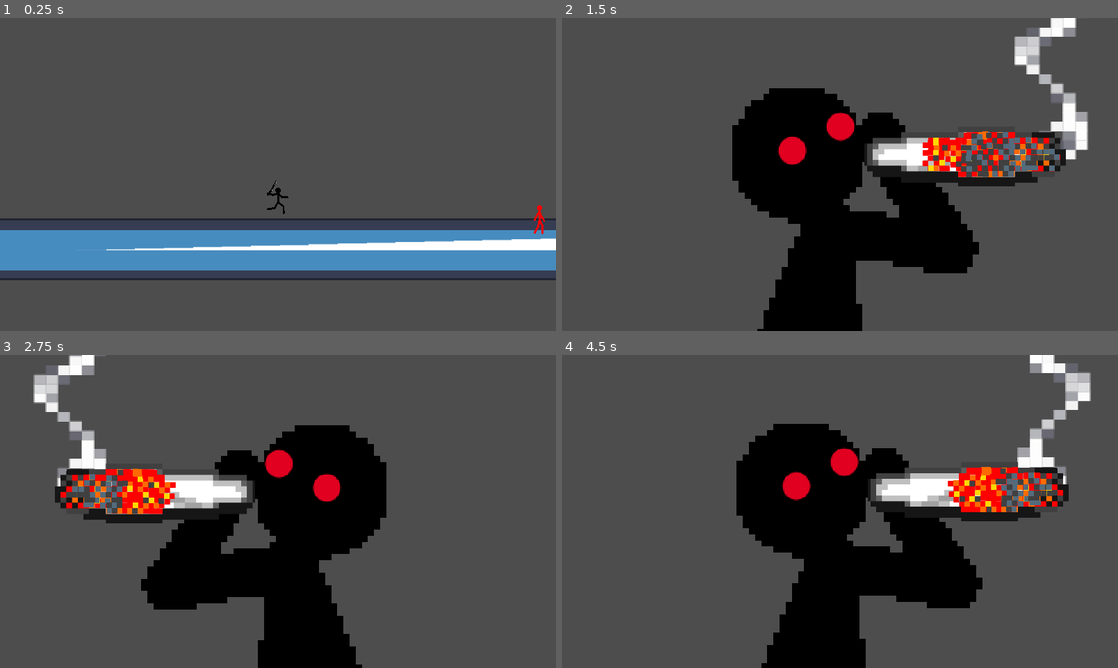
Above: before the commit, frames 1-4 (two rows, left to right).
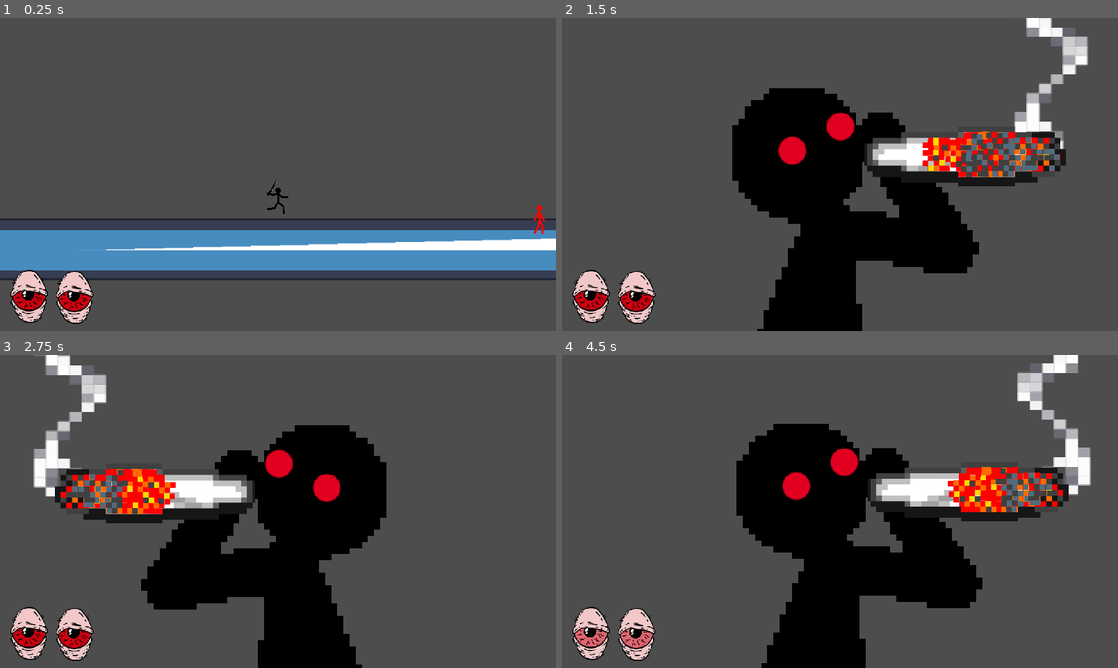
Above: after the commit, the same moments.

Repository: tyomhak/RedEyeSamurai-gd
Game: Godot game, scene res://scenes/levels/test_level.tscn
Same seed, same stepped clock (60 frames per second), same inputs: the game is played once before the commit and once after it. The engine's default icon, where the game draws it, is replaced by a stand-in: a white triangle on a blue panel in a dark square.
Inputs (mouse positions are in pixels of both pictures, inside the frame that each line leads up to):
- Up to frame 1 (0.25 s): no input
- Up to frame 2 (1.5 s): move the mouse to (962, 158) at 0.52 s; hold D (right) from 0.53 s (still down); tap Q (smoke) at 0.6 s; tap Space (jump) at 0.77 s; move the mouse to (728, 190) at 1.27 s; click (728, 190) at 1.35 s
- Up to frame 3 (2.75 s): tap Space (jump) at 1.52 s; tap Q (smoke) at 1.55, 2.1 s; move the mouse to (333, 442) at 2.02 s; release D (right) at 2.03 s; hold A (left) from 2.03 s (still down)
- Up to frame 4 (4.5 s): move the mouse to (812, 574) at 2.77 s; release A (left) at 2.78 s; hold D (right) 2.78-4.28 s; tap Q (smoke) at 2.85, 3.8, 4.35 s; tap Space (jump) at 3.02, 3.77 s; move the mouse to (1006, 558) at 3.52 s; click (1006, 558) at 3.6 s; move the mouse to (673, 464) at 4.27 s; hold A (left) from 4.28 s (still down)

The runs differ from the first frame. In frame 1, 1.7% of the frame differs, in the area x 1-17%, y 80-98%; in frame 2, 5.0%, in the area x 1-95%, y 0-98%; in frame 3, 4.9%; in frame 4, 4.9%.

Commit message:
Add EYES stamina/healthbar

Diff:
--- a/scenes/entities/basic_enemy.tscn
+++ b/scenes/entities/basic_enemy.tscn
@@ -150,7 +150,7 @@
 [node name="AreaAttack" parent="DirectionNode" instance=ExtResource("9_861lg")]
 position = Vector2(20, 0)
 collision_mask = 2
-damage_amount = 2
+damage_amount = 4
 
 [node name="CollisionShape2D" parent="DirectionNode/AreaAttack" index="0"]
 position = Vector2(-4, -2)
--- a/scenes/entities/magic_cig/magic_cig.tscn
+++ b/scenes/entities/magic_cig/magic_cig.tscn
@@ -55,7 +55,7 @@
 position = Vector2(155.032, -86)
 sprite_frames = SubResource("SpriteFrames_k54pf")
 animation = &"smoke"
-frame_progress = 0.229317
+frame_progress = 0.958077
 
 [node name="AnimatedSprite2D" type="AnimatedSprite2D" parent="."]
 position = Vector2(92.032, 4.00002)
--- a/scenes/entities/player.tscn
+++ b/scenes/entities/player.tscn
@@ -32,6 +32,7 @@
 [ext_resource type="AudioStream" uid="uid://b1wrafb4bab5a" path="res://data/audio/smoking/inhale.mp3" id="29_ji8wb"]
 [ext_resource type="PackedScene" uid="uid://qn5ct4aoptad" path="res://scenes/entities/magic_cig/magic_cig.tscn" id="30_1pjje"]
 [ext_resource type="AudioStream" uid="uid://bf4g5qot6a8v" path="res://data/audio/smoking/exhale.mp3" id="30_64vfn"]
+[ext_resource type="PackedScene" uid="uid://bgfg2v4gx6m64" path="res://scenes/ui/player_ui.tscn" id="33_5hx8j"]
 
 [sub_resource type="CapsuleShape2D" id="CapsuleShape2D_ocrxd"]
 
@@ -213,10 +214,14 @@
 volume_db = -10.0
 pitch_scale = 1.5
 
+[node name="CanvasLayer" parent="." instance=ExtResource("33_5hx8j")]
+
 [connection signal="onDeath" from="Health" to="LevelManager" method="restart_level"]
+[connection signal="onHealthChange" from="Health" to="CanvasLayer/Control2/Control" method="set_percent"]
 [connection signal="animation_finished" from="DirectionNode/AnimatedSprite2D" to="." method="_on_animated_sprite_2d_animation_finished"]
 [connection signal="onSmokeFinish" from="DirectionNode/CigController" to="." method="_on_smoke_finish"]
 [connection signal="timeout" from="DirectionNode/CigController/Timer" to="DirectionNode/CigController" method="stop_smoking"]
 
 [editable path="Health"]
 [editable path="DirectionNode/SimpleAreaAttack"]
+[editable path="CanvasLayer"]
--- a/scenes/levels/test_level.tscn
+++ b/scenes/levels/test_level.tscn
@@ -21,7 +21,7 @@
 [node name="CollisionShape2D" type="CollisionShape2D" parent="ground"]
 shape = SubResource("WorldBoundaryShape2D_1xd74")
 
-[node name="CharacterBody2D" parent="." instance=ExtResource("1_8evrw")]
+[node name="Player" parent="." instance=ExtResource("1_8evrw")]
 position = Vector2(165, 580)
 
 [node name="BasicEnemy" parent="." instance=ExtResource("3_bxijv")]
--- /dev/null
+++ b/scenes/ui/player_ui.tscn
@@ -0,0 +1,71 @@
+[gd_scene load_steps=4 format=3 uid="uid://bgfg2v4gx6m64"]
+
+[ext_resource type="Texture2D" uid="uid://jhwa3rl4v0nr" path="res://data/sprites/eyes/red-eyes-01.png" id="1_tjbw5"]
+[ext_resource type="Script" path="res://src/UI/ui_eye_controller.gd" id="1_tnogn"]
+[ext_resource type="Texture2D" uid="uid://bp17u4p3nlpcp" path="res://data/effect_sprites/vecteezy_circulo-blanco-png_21115771.png" id="2_rq1mt"]
+
+[node name="CanvasLayer" type="CanvasLayer"]
+
+[node name="Control2" type="Control" parent="."]
+layout_mode = 3
+anchors_preset = 15
+anchor_right = 1.0
+anchor_bottom = 1.0
+grow_horizontal = 2
+grow_vertical = 2
+
+[node name="Control" type="Control" parent="Control2"]
+layout_mode = 1
+anchors_preset = 2
+anchor_top = 1.0
+anchor_bottom = 1.0
+offset_top = -141.0
+offset_right = 216.0
+grow_vertical = 0
+script = ExtResource("1_tnogn")
+
+[node name="WhiteLeft" type="TextureRect" parent="Control2/Control"]
+custom_minimum_size = Vector2(80, 80)
+layout_mode = 2
+offset_left = 13.0
+offset_top = 24.0
+offset_right = 107.0
+offset_bottom = 120.0
+texture = ExtResource("2_rq1mt")
+
+[node name="WhiteRight" type="TextureRect" parent="Control2/Control"]
+custom_minimum_size = Vector2(80, 80)
+layout_mode = 2
+offset_left = 106.0
+offset_top = 26.0
+offset_right = 200.0
+offset_bottom = 122.0
+texture = ExtResource("2_rq1mt")
+
+[node name="RedLeft" type="TextureRect" parent="Control2/Control"]
+modulate = Color(0.803922, 0, 0.0666667, 0.227451)
+custom_minimum_size = Vector2(80, 80)
+layout_mode = 2
+offset_left = 13.0
+offset_top = 24.0
+offset_right = 107.0
+offset_bottom = 120.0
+texture = ExtResource("2_rq1mt")
+
+[node name="RedRight" type="TextureRect" parent="Control2/Control"]
+modulate = Color(0.803922, 0, 0.0666667, 0.227451)
+custom_minimum_size = Vector2(80, 80)
+layout_mode = 2
+offset_left = 106.0
+offset_top = 26.0
+offset_right = 200.0
+offset_bottom = 122.0
+texture = ExtResource("2_rq1mt")
+
+[node name="SKIN" type="TextureRect" parent="Control2/Control"]
+layout_mode = 2
+offset_left = 20.0
+offset_top = 11.0
+offset_right = 197.0
+offset_bottom = 129.0
+texture = ExtResource("1_tjbw5")
--- /dev/null
+++ b/src/UI/ui_eye_controller.gd
@@ -0,0 +1,11 @@
+extends Control
+
+@onready var lEye: TextureRect = $RedLeft
+@onready var rEye: TextureRect = $RedRight
+
+func _ready():
+	set_percent(1.0)
+
+func set_percent(value: float):
+	lEye.modulate.a = value
+	rEye.modulate.a = value
--- a/src/combat/health.gd
+++ b/src/combat/health.gd
@@ -5,11 +5,17 @@
 signal onHeal
 signal onDeath
 
+signal onHealthChange(healthPercent)
+
 @export var max_health: int = 10
 @onready var curr_health: int = max_health
 
+#func _ready():
+	#onHealthChange.emit(get_health_percent())
+
 func take_damage(amount):
 	curr_health = max(0, curr_health - amount)
+	onHealthChange.emit(get_health_percent())
 	if curr_health <= 0:
 		onDeath.emit()
 	else:
@@ -19,3 +25,8 @@
 	if (curr_health < max_health):
 		curr_health = max(max_health, curr_health + amount)
 		onHeal.emit()
+		onHealthChange.emit(get_health_percent())
+
+
+func get_health_percent():
+	return float(curr_health) / float(max_health)
--- a/src/entities/player.gd
+++ b/src/entities/player.gd
@@ -15,6 +15,7 @@
 @onready var flip_node: Node2D = $DirectionNode
 @onready var cig_ctrlr: CigController = $DirectionNode/CigController
 @onready var cam: Camera2D = $Camera2D
+@onready var health: Health = $Health
 
 var target_vel: Vector2 = Vector2.ZERO
 
@@ -100,6 +101,7 @@
 	_animated_sprite.play("smoke")
 	cig_ctrlr.smoke()
 	_target_zoom = Vector2(50,50)
+	health.heal(3)
 
 func _on_smoke_finish():
 	_is_smoking = false
Binary file added: data/sprites/eyes/red-eyes-01.png
Not shown, added: data/sprites/eyes/red-eyes-01.png.import
Not shown: 1 places in scenes/entities/player.tscn that only renumber resources
